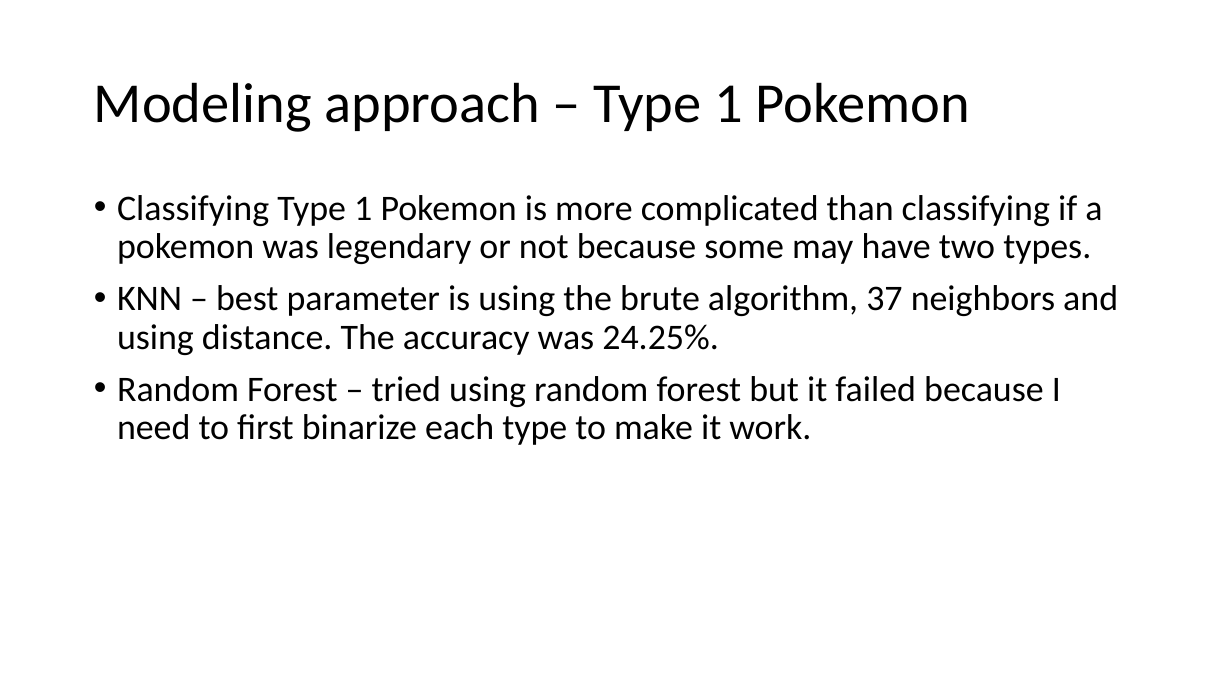
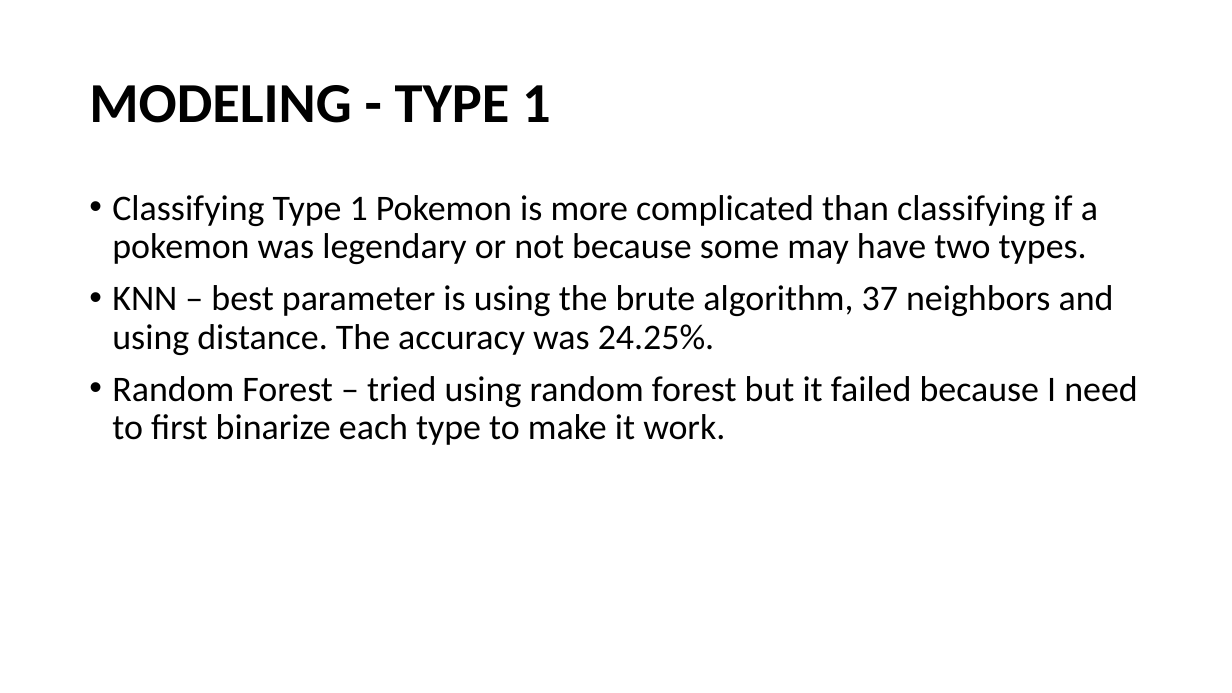
Before and after one commit to bchen150/GA_Homework, a slide deck: slide 10 of Pokemon/Classifying_Pokemon_final_project.pptx. Drawn at 1232x693 pixels with LibreOffice and Linux fonts; fonts in the diff are those of the drawing; background and template pictures are left out. Boxes give left, top, right and bottom in pixels: in the first picture for what was removed or moved away, otherwise in the second. Text is boxed around its words. In the diff, an @@ line names an element or a change of style, - is before the commit and + after.

```diff
--- a/Pokemon/Classifying_Pokemon_final_project.pptx
+++ b/Pokemon/Classifying_Pokemon_final_project.pptx
@@ title at (89, 85, 551, 123): text changed; bold on @@
-Modeling approach – Type 1 Pokemon
+MODELING - TYPE 1
@@ text "Classifying Type 1 Pokemon is ..." rewrapped from (117, 195, 1118, 445) to (112, 195, 1137, 445) @@
```
Also in this commit, not shown: 10 other slides changed.
